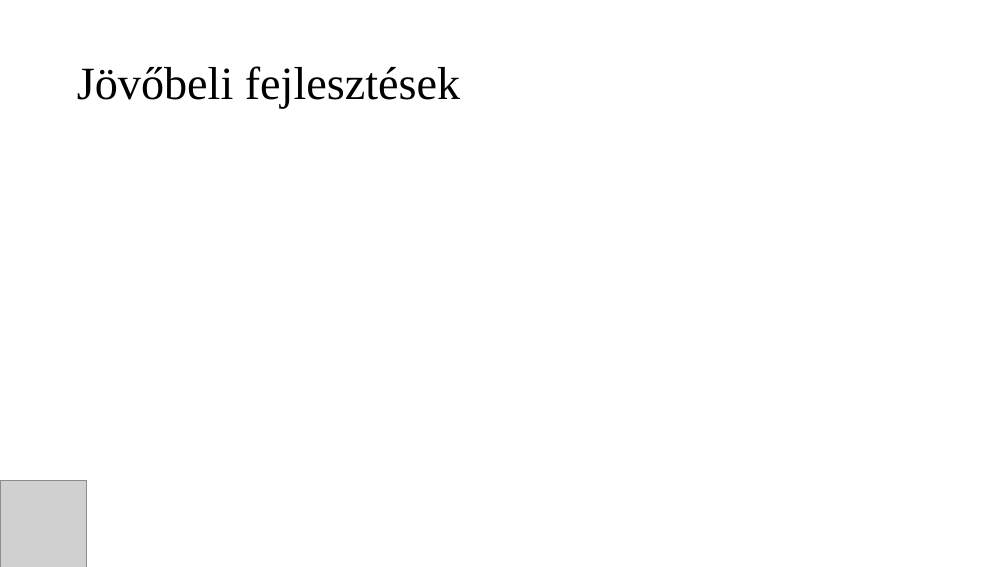
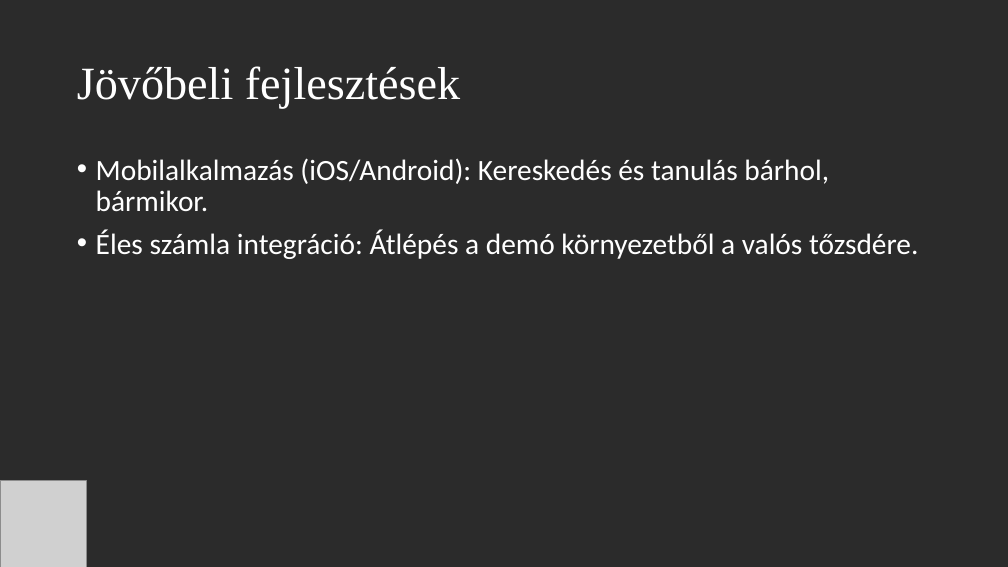
Before and after one commit to ZsigoRobert0/13_S2_3_vizsgaremek, a slide deck: slide 13 of Dokumentáció/StockMaster_Prezentacio.pptx. Drawn at 1008x567 pixels with LibreOffice and Linux fonts; fonts in the diff are those of the drawing; grey boxes stand for pictures; background and template pictures are left out; a plain dark background stands for a picture behind light text. Boxes give left, top, right and bottom in pixels: in the first picture for what was removed or moved away, otherwise in the second. Text is boxed around its words. In the diff, an @@ line names an element or a change of style, - is before the commit and + after.

```diff
--- a/Dokumentáció/StockMaster_Prezentacio.pptx
+++ b/Dokumentáció/StockMaster_Prezentacio.pptx
@@ background #FFFFFF to picture (left out) @@
@@ title "Jövőbeli fejlesztések" at box(77, 66, 460, 109): text colour #000000 to #FFFFFF @@
@@ text added at box(96, 158, 918, 259), 28 pt, text #FFFFFF @@
+• Mobilalkalmazás (iOS/Android): Kereskedés és tanulás bárhol, bármikor.
+• Éles számla integráció: Átlépés a demó környezetből a valós tőzsdére.
```
Also in this commit, not shown: 10 other slides changed, 2 slides added, 2 slides removed.
